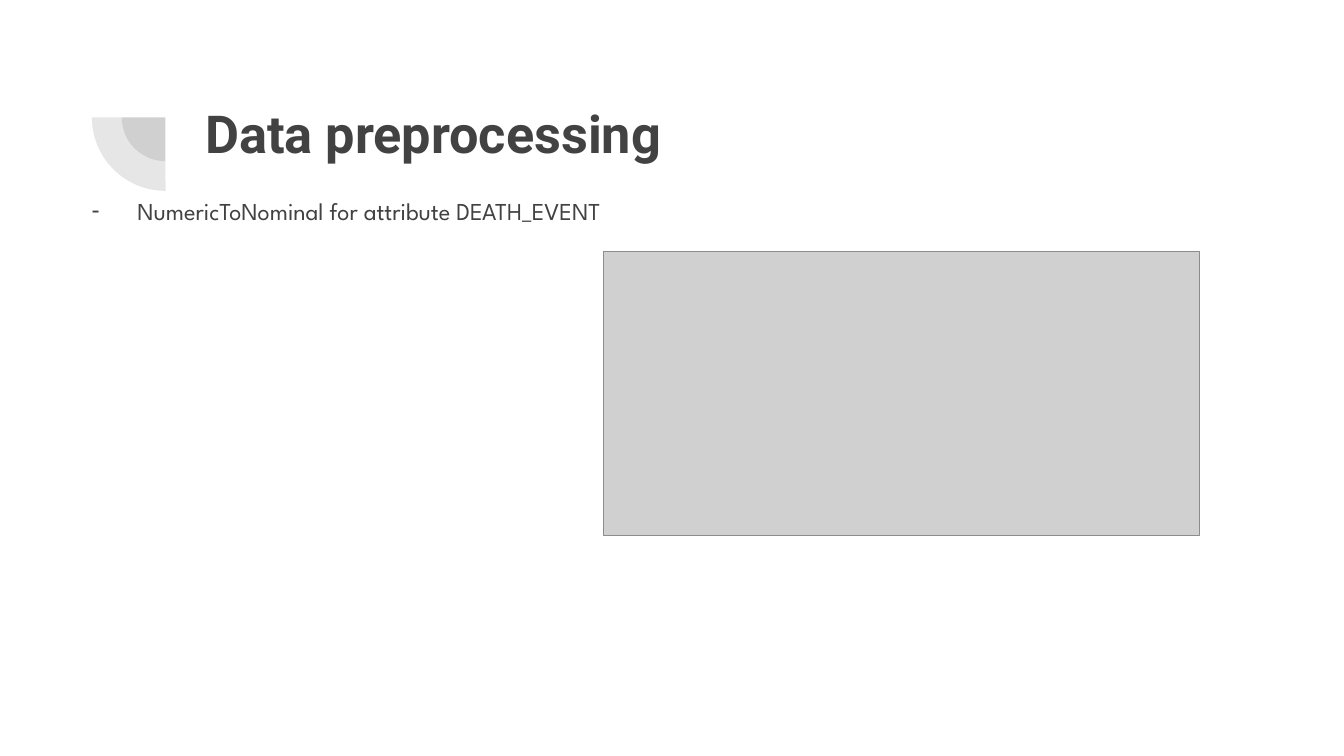
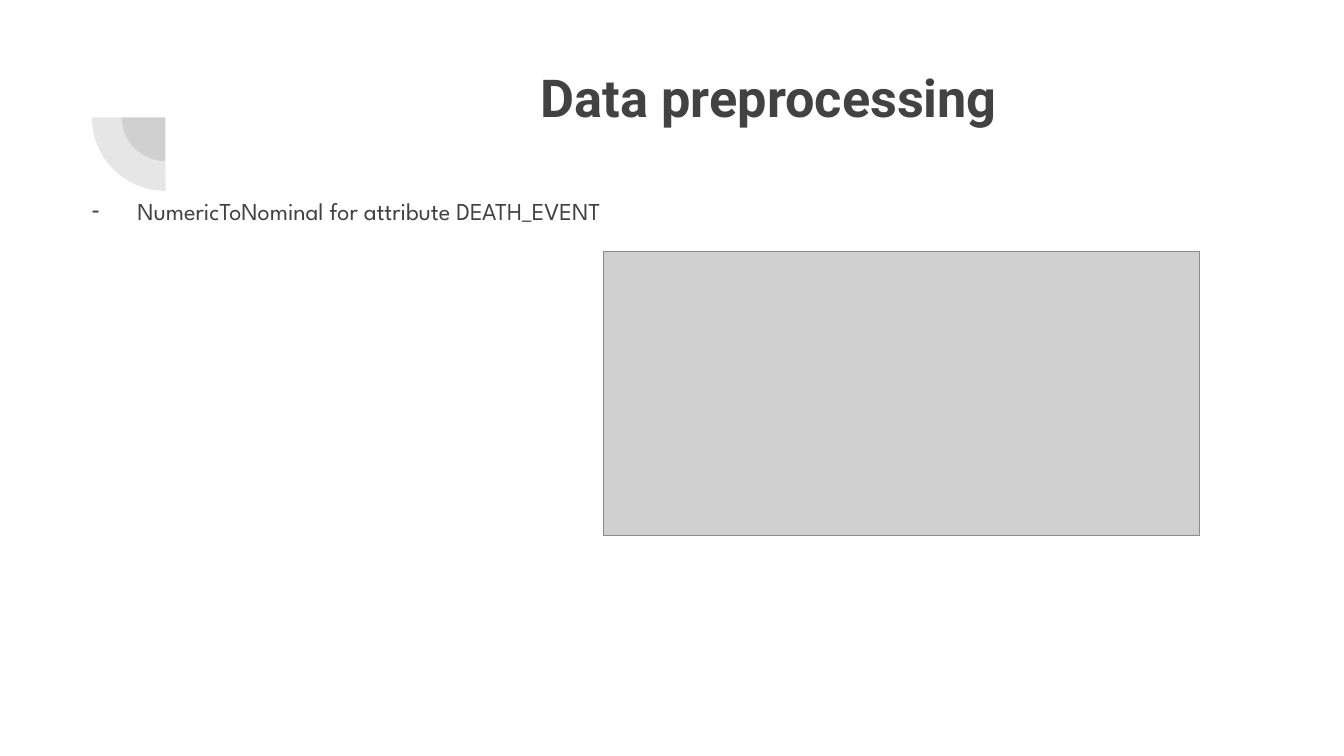
Before and after one commit to shpatgashi/machine_learning_experiments, a slide deck: slide 3 of Machine Learning.pptx. Drawn at 1344x756 pixels with LibreOffice and Linux fonts; fonts in the diff are those of the drawing; grey boxes stand for pictures. Boxes give left, top, right and bottom in pixels: in the first picture for what was removed or moved away, otherwise in the second. Text is boxed around its words. In the diff, an @@ line names an element or a change of style, - is before the commit and + after.

```diff
--- a/Machine Learning.pptx
+++ b/Machine Learning.pptx
@@ title "Data preprocessing": place and size @@
-title "Data preprocessing" at <box>205,114,661,164</box>
+title "Data preprocessing" at <box>541,78,997,128</box>
```
Also in this commit, not shown: 12 other slides changed, 20 slides added, 13 slides removed, 2 other files.
